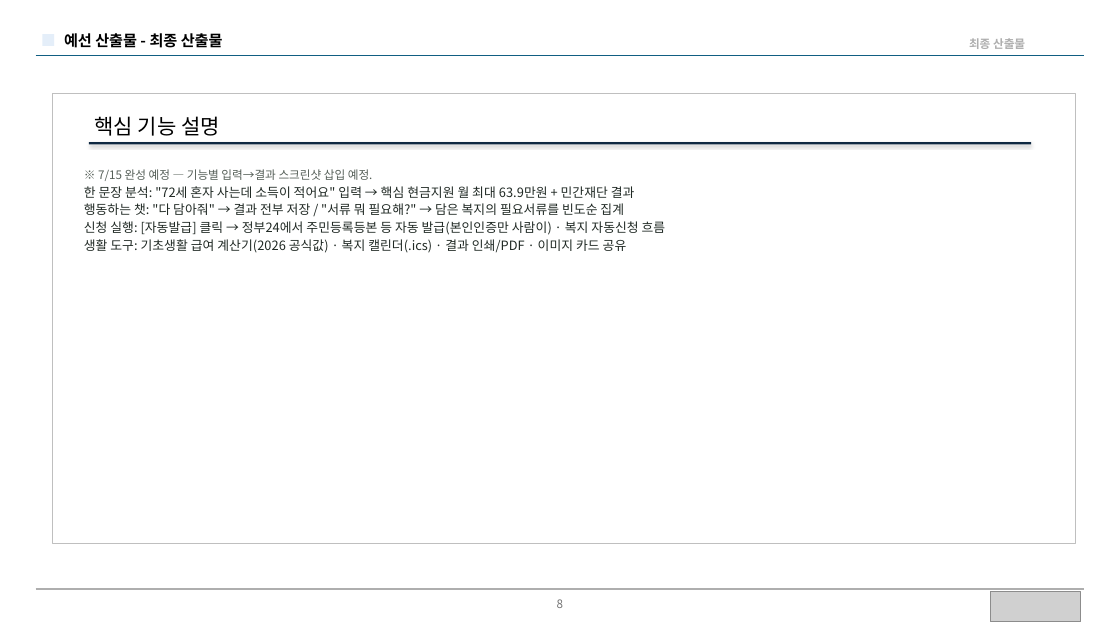
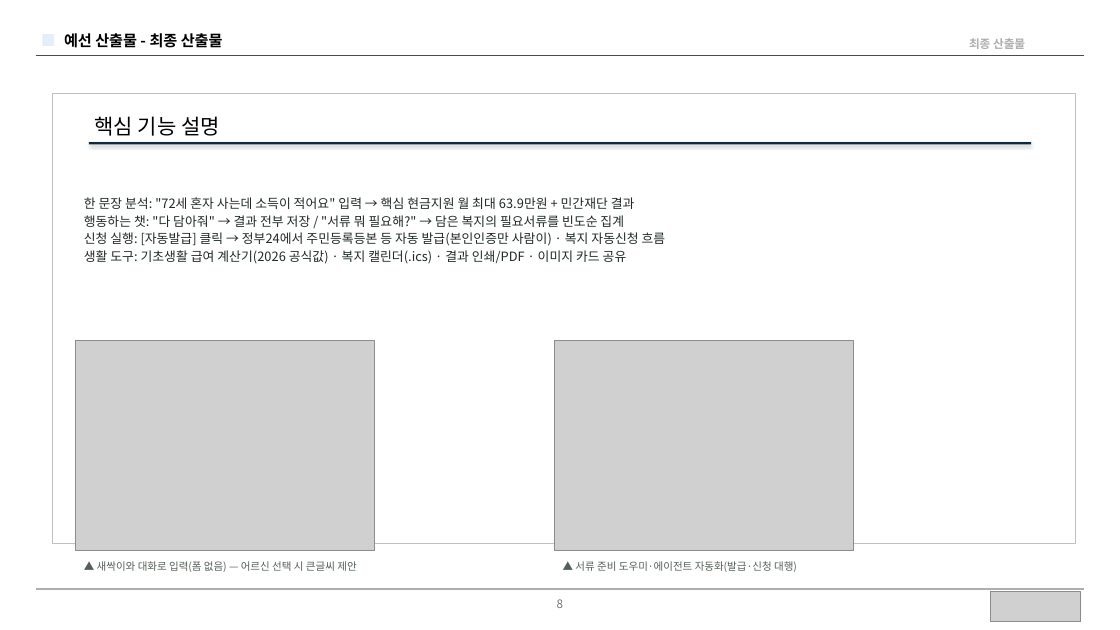
Before and after one commit to BioCode67/modoo-bom, a slide deck: slide 8 of docs/제출/모두봄-예선산출물-작성본.pptx. Drawn at 1120x630 pixels with LibreOffice and Linux fonts; fonts in the diff are those of the drawing; grey boxes stand for pictures. Boxes give left, top, right and bottom in pixels: in the first picture for what was removed or moved away, otherwise in the second. Text is boxed around its words. In the diff, an @@ line names an element or a change of style, - is before the commit and + after.

```diff
--- a/docs/제출/모두봄-예선산출물-작성본.pptx
+++ b/docs/제출/모두봄-예선산출물-작성본.pptx
@@ text at bbox=[98, 169, 372, 181]: paragraph removed @@
-※ 7/15 완성 예정 — 기능별 입력→결과 스크린샷 삽입 예정.
@@ picture added at bbox=[76, 340, 375, 550] @@
@@ picture added at bbox=[555, 340, 854, 550] @@
@@ text added at bbox=[97, 561, 356, 572], 9 pt, text #555F58 @@
+▲ 새싹이와 대화로 입력(폼 없음) — 어르신 선택 시 큰글씨 제안
@@ text added at bbox=[575, 561, 797, 572], 9 pt, text #555F58 @@
+▲ 서류 준비 도우미·에이전트 자동화(발급·신청 대행)
```
Also in this commit, not shown: 3 other slides changed, 1 other file.
